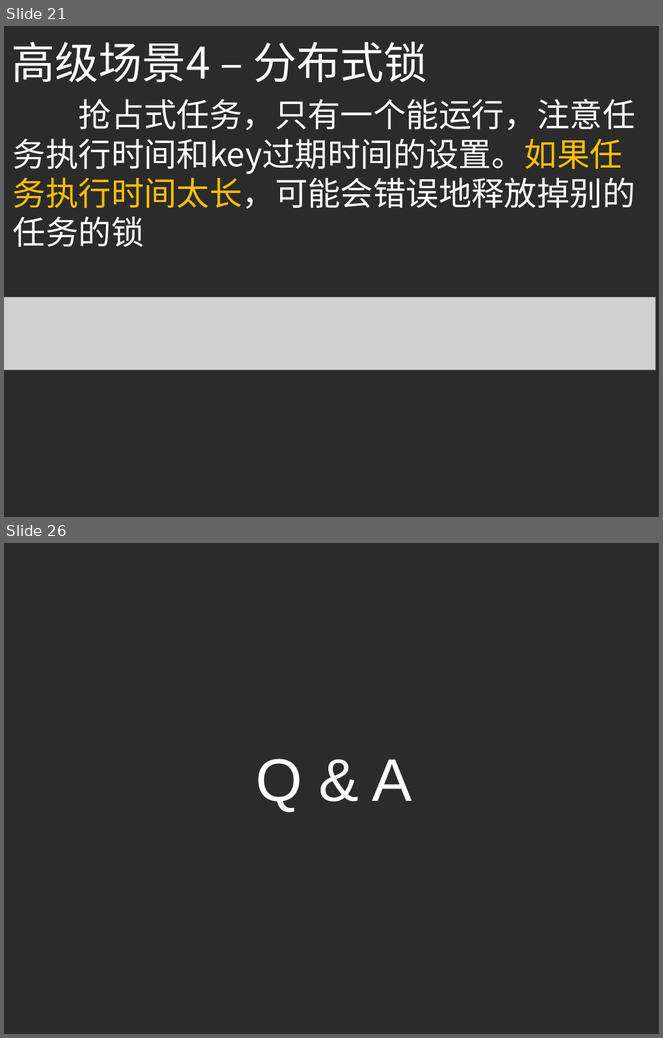
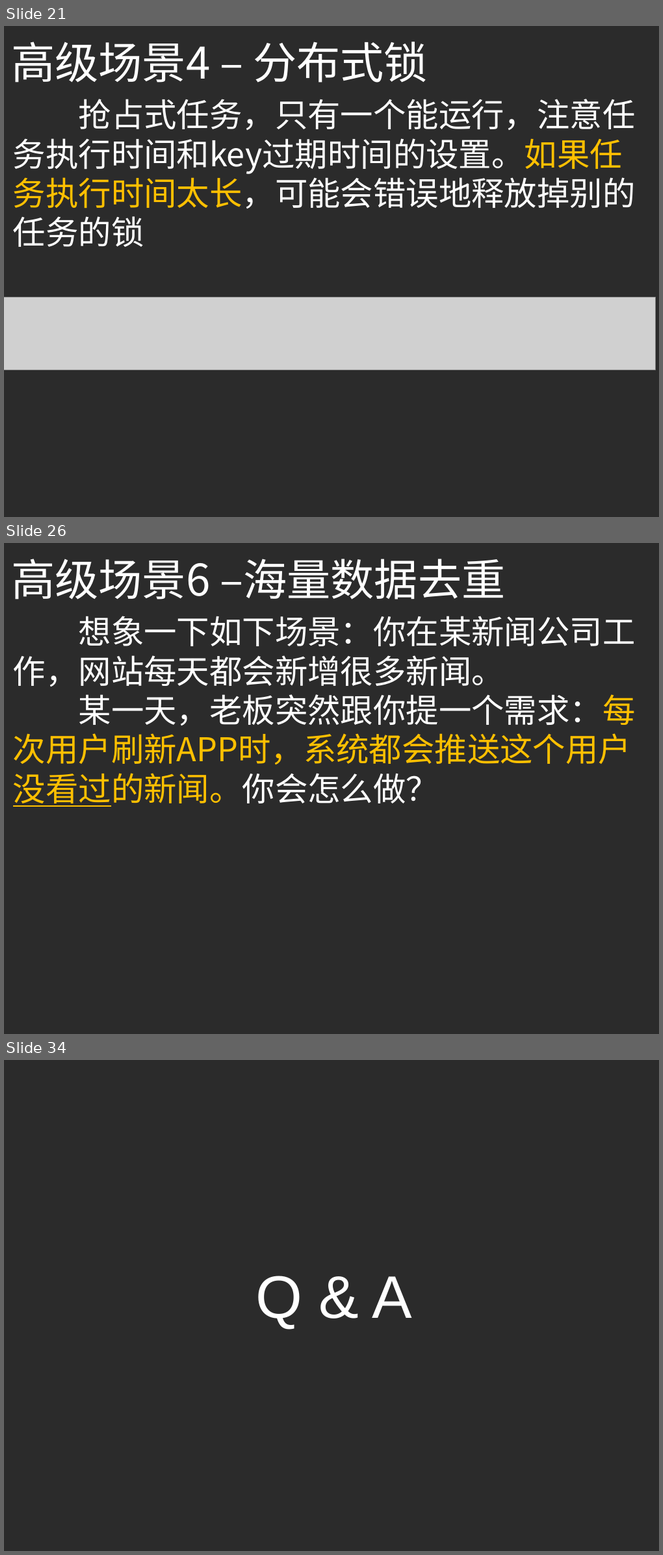
Before and after one commit to yellowb/redis-application-sharing, a slide deck: doc/SD_EP01_Redis_Adv_Application.pptx. Shown one above the other, each under a label of ours: slides 21 and 26 before the commit, slides 21, 26 and 34 after it; the slides between them are not shown. The pictures are 663x1038 and 663x1555 pixels, drawn with LibreOffice and Linux fonts; fonts in the diff are those of the drawing; grey boxes stand for pictures; background and template pictures are left out; a plain dark background stands for a picture behind light text. Boxes give left, top, right and bottom in pixels: in the first picture for what was removed or moved away, otherwise in the second. Text is boxed around its words. In the diff, an @@ line names an element or a change of style, - is before the commit and + after.

```diff
--- a/doc/SD_EP01_Redis_Adv_Application.pptx
+++ b/doc/SD_EP01_Redis_Adv_Application.pptx
@@ slide 26 added at [4,543,659,1034], background picture (left out) @@
@@ text added at [11,559,505,600], 48 pt, text #FFFFFF @@
+高级场景6 –海量数据去重
@@ text added at [13,616,636,807], 36 pt, text #FFFFFF @@
+想象一下如下场景：你在某新闻公司工作，网站每天都会新增很多新闻。
+某一天，老板突然跟你提一个需求：每次用户刷新APP时，系统都会推送这个用户没看过的新闻。你会怎么做？
@@ what was slide 26 is now slide 34 @@
```
Also in this commit, not shown: 4 slides changed, 7 other slides added.
